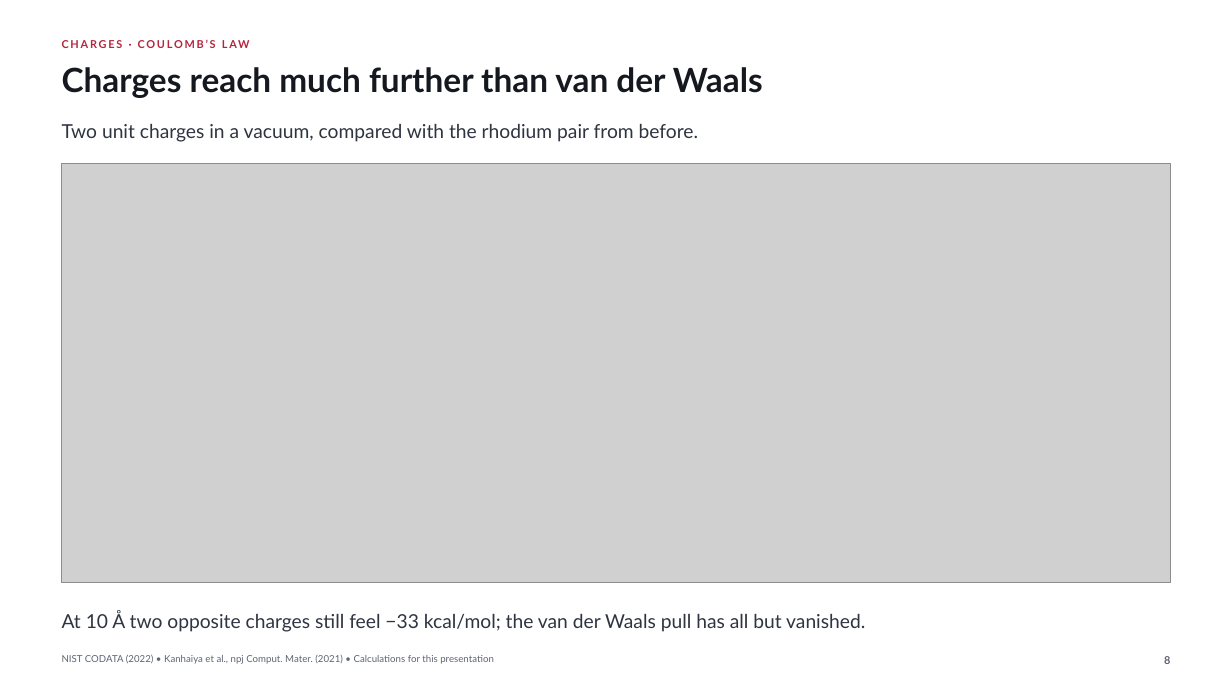
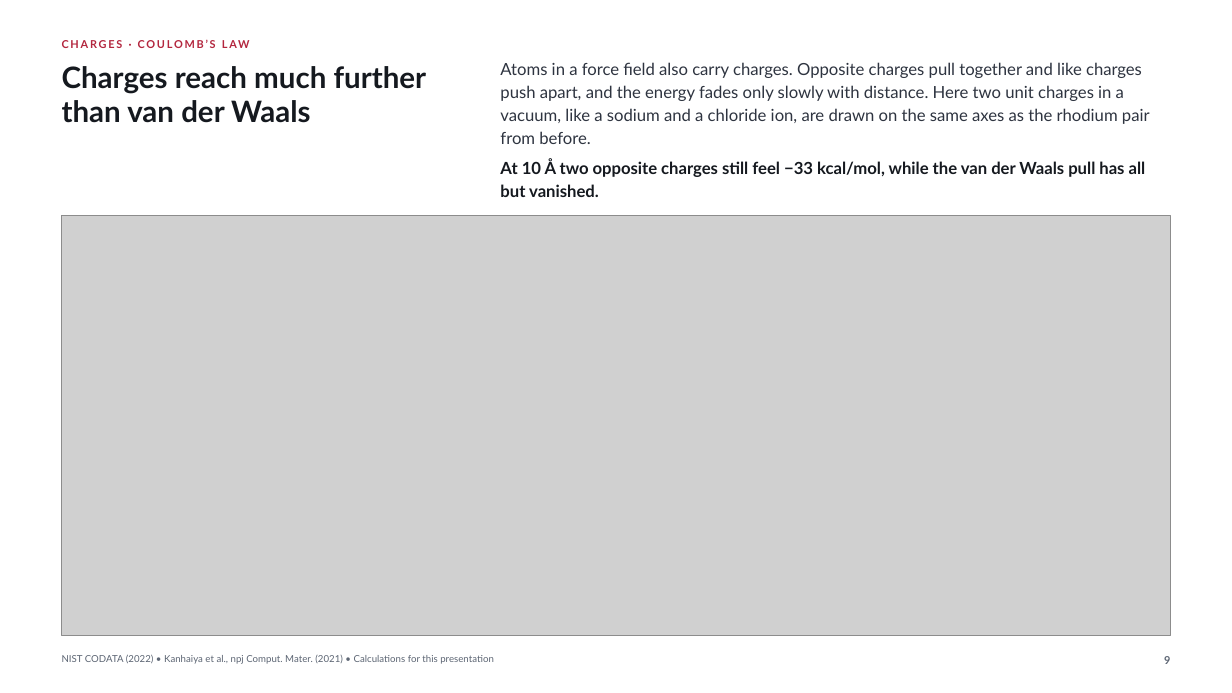
Before and after one commit to fl-sean03/fl-sean03.github.io, a slide deck: slide 9 of static/decks/interface-force-field/downloads/iff-visual-showcase.pptx (slide 8 before the commit). Drawn at 1232x693 pixels with LibreOffice and Linux fonts; fonts in the diff are those of the drawing; grey boxes stand for pictures. Boxes give left, top, right and bottom in pixels: in the first picture for what was removed or moved away, otherwise in the second. Text is boxed around its words. In the diff, an @@ line names an element or a change of style, - is before the commit and + after.

Commit message:
Add plain explanations to every IFF slide and redraw the five terms
Each picture slide now has two to four plain sentences beside its title
and a takeaway at its foot, the same in the viewer, the PowerPoint and
the PDF. The five energy terms are redrawn as five panels of one ethanol
and one water, each keeping only its own atoms in colour and drawing its
motion on the geometry, with the stretch along the O–H bond, the bend
centred on the oxygen, the twist about the C–C axis, the van der Waals
pair ringed and joined, and δ+ and δ− on the charged pair. A new third
slide shows why it matters through catalysts, medicine, bones and teeth,
and cement. The examples are numbered 1 to 3, the IFF Agent slide shows
its eight steps as small pictures built from the deck’s own figures and
rhodium’s published values, and the thank-you slide folds into the
answer, so the deck stays at 15 slides. The platinum result is stated
more cautiously, as a shift from cubes toward tetrahedra.

source/README.md explains how each picture is made, how to rebuild and
check the deck and how it was iterated, and it replaces
SOURCE-REBUILD.md. The checks it names now live in source/, with
verify.py for three-format parity, metadata and wording, interact.py for
the viewer controls and title.py for the Writings title image. A code
review then removed unused options from the build and figure code
without changing any output.

Claude-Session: 1e0464e8-20be-5170-b059-13392d79747b
Claude-Agent: iff-deck-designer

```diff
--- a/static/decks/interface-force-field/downloads/iff-visual-showcase.pptx
+++ b/static/decks/interface-force-field/downloads/iff-visual-showcase.pptx
@@ text at bbox=[62, 66, 427, 93]: text changed; size 26 to 23 pt @@
-Charges reach much further than van der Waals
+Charges reach much further
@@ text added at bbox=[500, 62, 1142, 78], 13 pt, text #2E3440 @@
+Atoms in a force field also carry charges. Opposite charges pull together and like charges
@@ text added at bbox=[500, 85, 1124, 101], 13 pt, text #2E3440 @@
+push apart, and the energy fades only slowly with distance. Here two unit charges in a
@@ text added at bbox=[62, 100, 310, 123], 23 pt, text #15191F, bold @@
+than van der Waals
@@ text added at bbox=[500, 108, 1150, 124], 13 pt, text #2E3440 @@
+vacuum, like a sodium and a chloride ion, are drawn on the same axes as the rhodium pair
@@ text removed at bbox=[62, 124, 698, 142] @@
-Two unit charges in a vacuum, compared with the rhodium pair from before.
@@ text added at bbox=[500, 131, 590, 144], 13 pt, text #2E3440 @@
+from before.
@@ text at bbox=[500, 160, 1146, 177]: text changed; size 15 to 13 pt; text colour #2E3440 to #15191F; bold on @@
-At 10 Å two opposite charges still feel −33 kcal/mol; the van der Waals pull has all but vanished.
+At 10 Å two opposite charges still feel −33 kcal/mol, while the van der Waals pull has all
@@ text added at bbox=[500, 184, 599, 197], 13 pt, text #15191F, bold @@
+but vanished.
@@ picture: place and size @@
-picture at bbox=[62, 164, 1171, 583]
+picture at bbox=[62, 215, 1171, 635]
```
Also in this commit, not shown: 12 other slides changed, 2 slides added, 2 slides removed, 32 other files.
